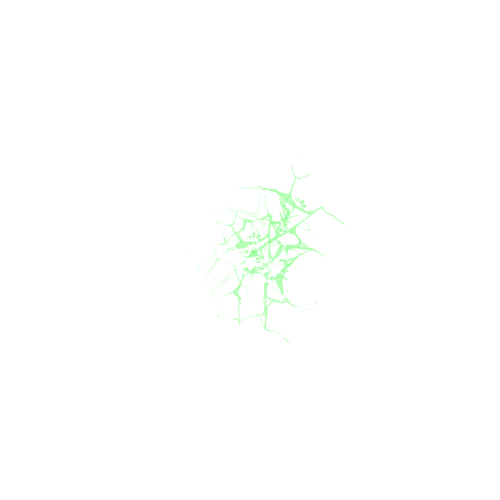
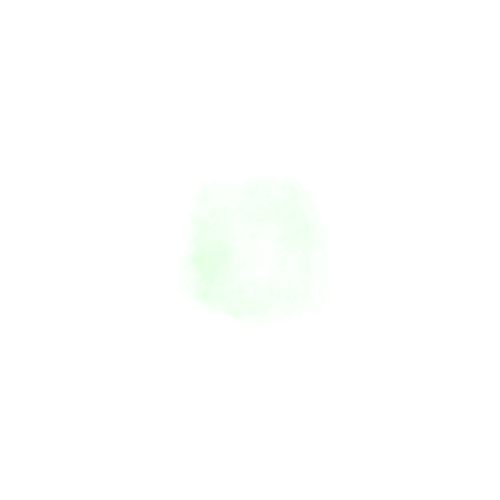
Layered file, before and after one edit (500x500). Changes by layer:
hid "cracks", painted on it over [177, 153, 345, 344]
added layer "dust2" above "glue" over [177, 153, 345, 344]
